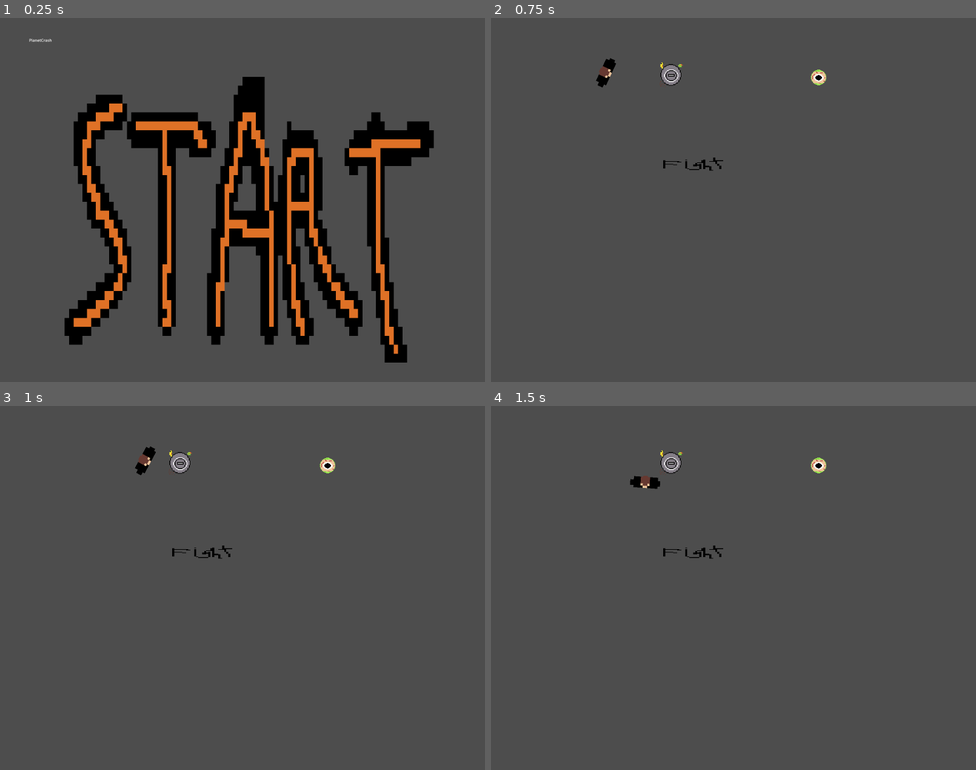
Above: before the commit, frames 1-4 (two rows, left to right).
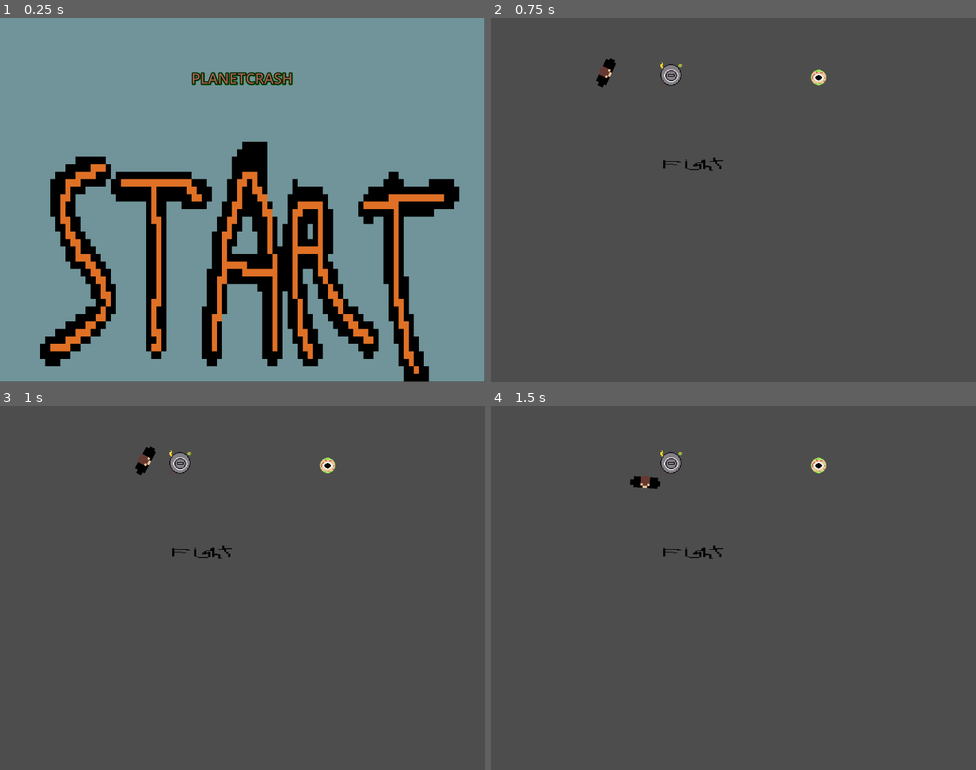
Above: after the commit, the same moments.

Repository: Hanover-CS/HC24-Max-Bowe-Senior-Project
Game: Godot game, scene res://Scenes/main_menu.tscn
The game is run twice, just before and just after one commit, with the same random seed, the same clock (stepped at 60 frames per second) and the same inputs.
Inputs (mouse positions are in pixels of both pictures, inside the frame that each line leads up to):
- Up to frame 1 (0.25 s): no input
- Up to frame 2 (0.75 s): tap Enter at 0.5 s; move the mouse to (840, 181) at 0.52 s; press the mouse at (840, 181) at 0.53 s; hold D (right) from 0.53 s (still down)
- Up to frame 3 (1 s): keep holding D (right)
- Up to frame 4 (1.5 s): move the mouse to (636, 606) at 1.27 s; release D (right) at 1.28 s; release the mouse at (636, 606) at 1.28 s; hold Down (down) from 1.28 s (still down); click (636, 606) at 1.35 s

The runs differ from the first frame. In frame 1, 94% of the frame differs, in the area x 0-100%, y 0-100%; in frame 2, nothing differs; in frame 3, nothing differs; in frame 4, nothing differs.

Commit message:
added enemy-to-player damage, player health

Diff:
--- a/project/Characters/Player/player.gd
+++ b/project/Characters/Player/player.gd
@@ -17,20 +17,11 @@
 	move_and_slide()
 	look_at(get_global_mouse_position())
 	enemy_attack()
-	print(enemy_in_range)
+	if health <= 0:
+		health = 0
+		player_alive = false
+		get_tree().quit()
 
-
-func _unhandled_input(event):
-	# starts player attack
-	if Input.is_action_pressed("player_melee"):
-		$AttackBox.monitoring = true
-		print("attack is going!", $AttackBox.monitoring)
-		$AttackTimer.start(1.2)
-
-
-func _on_attack_timer_timeout():
-	$AttackBox.monitoring = false
-	print("Attack has stopped", $AttackBox.monitoring)
 
 func player():
 	pass
@@ -46,5 +37,13 @@
 		enemy_in_range = false
 
 func enemy_attack():
-	if enemy_in_range:
+	if enemy_in_range and enemy_attack_cooldown:
+		health = health - 20
 		print("player took damage")
+		enemy_attack_cooldown = false
+		$AttackCooldown.start()
+		print(health)
+
+
+func _on_attack_cooldown_timeout():
+	enemy_attack_cooldown = true
--- a/project/Characters/Player/player.tscn
+++ b/project/Characters/Player/player.tscn
@@ -27,7 +27,8 @@
 [node name="PlayerCollisionBox" type="CollisionShape2D" parent="."]
 shape = SubResource("CapsuleShape2D_qbdd5")
 
-[node name="AttackTimer" type="Timer" parent="."]
+[node name="AttackCooldown" type="Timer" parent="."]
+wait_time = 0.5
 one_shot = true
 
 [node name="AttackBox" type="Area2D" parent="."]
@@ -43,6 +44,6 @@
 [node name="CollisionShape2D" type="CollisionShape2D" parent="PlayerHitbox"]
 shape = SubResource("CapsuleShape2D_eh60l")
 
-[connection signal="timeout" from="AttackTimer" to="." method="_on_attack_timer_timeout"]
+[connection signal="timeout" from="AttackCooldown" to="." method="_on_attack_cooldown_timeout"]
 [connection signal="body_entered" from="PlayerHitbox" to="." method="_on_player_hitbox_body_entered"]
 [connection signal="body_exited" from="PlayerHitbox" to="." method="_on_player_hitbox_body_exited"]
--- a/project/Scenes/main_menu.tscn
+++ b/project/Scenes/main_menu.tscn
@@ -1,27 +1,49 @@
-[gd_scene load_steps=3 format=3 uid="uid://bibymkdsos0fm"]
+[gd_scene load_steps=5 format=3 uid="uid://bibymkdsos0fm"]
 
 [ext_resource type="Script" path="res://Scenes/main_menu.gd" id="1_usrsm"]
 [ext_resource type="Texture2D" uid="uid://cnds1n217eoyw" path="res://graphics/start.png" id="2_o7ltp"]
+
+[sub_resource type="Theme" id="Theme_jwnpo"]
+
+[sub_resource type="LabelSettings" id="LabelSettings_jm8to"]
+font_size = 60
+font_color = Color(0.607843, 0.396078, 0.278431, 1)
+outline_size = 10
+outline_color = Color(0, 0, 0, 1)
+shadow_size = 20
+shadow_color = Color(0, 0.34902, 0, 1)
 
 [node name="MainMenu" type="MarginContainer"]
 anchors_preset = 15
 anchor_right = 1.0
 anchor_bottom = 1.0
+offset_left = -121.0
+offset_top = -82.0
+offset_right = 118.0
+offset_bottom = 77.0
 grow_horizontal = 2
 grow_vertical = 2
+theme = SubResource("Theme_jwnpo")
 theme_override_constants/margin_left = 120
 theme_override_constants/margin_top = 80
 theme_override_constants/margin_right = 120
 theme_override_constants/margin_bottom = 80
 script = ExtResource("1_usrsm")
 
+[node name="ColorRect" type="ColorRect" parent="."]
+layout_mode = 2
+color = Color(0.439216, 0.580392, 0.603922, 1)
+
 [node name="VSplitContainer" type="VSplitContainer" parent="."]
 layout_mode = 2
-split_offset = 150
+split_offset = 500
 
-[node name="TextEdit" type="RichTextLabel" parent="VSplitContainer"]
+[node name="TextEdit" type="Label" parent="VSplitContainer"]
 layout_mode = 2
 text = "PlanetCrash"
+label_settings = SubResource("LabelSettings_jm8to")
+horizontal_alignment = 1
+uppercase = true
 
 [node name="StartButton" type="TextureRect" parent="VSplitContainer"]
 texture_filter = 3
